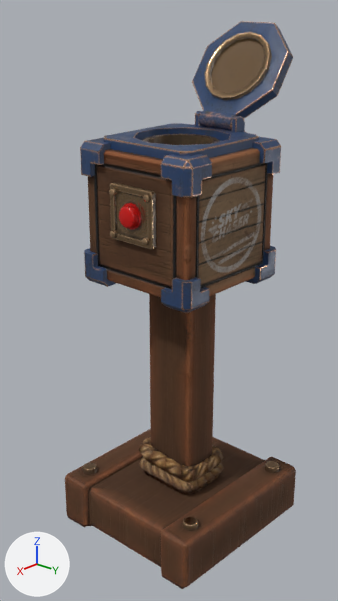
The Blender file assets/models/button-stand.blend as it was, and as the next commit left it.
One viewpoint serves both versions: the file's camera 'Camera'. Lighting does not change. The marker at lower left points along +X, +Y and +Z. The picture after the commit comes second.

Names of what the first picture shows: 'Cube', 'Cube.002', 'Cube.004', 'Cube.005', 'Cylinder', 'Cylinder.002', 'Cylinder.003', 'Cylinder.008', 'base', 'bolt_001', 'bolt_002', 'bolt_003', 'bolt_004', 'frame', 'leg', 'rope.001', 'rope.002' and 1 more.
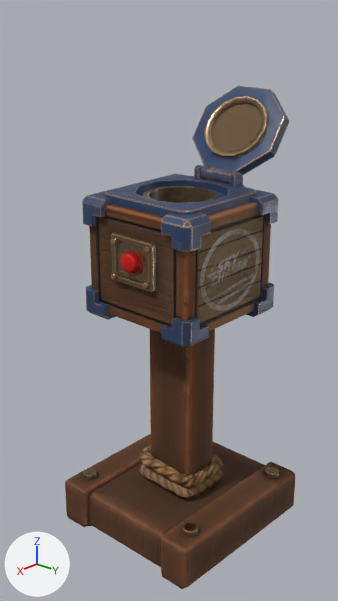
Location of each change, [x1, y1, x2, y2] in pixels of the pictures (338 x 601 px):
'Cube', moved, rescaled (13% shorter): before [88, 148, 273, 298]; after [89, 202, 271, 333]
'base', moved, rescaled: before [65, 429, 296, 589]; after [65, 434, 295, 589]
'Cube.005', moved, turned, rescaled: before [192, 21, 293, 131]; after [192, 86, 289, 184]
'Cube.002', moved, rescaled: before [80, 136, 281, 313]; after [82, 174, 279, 349]
'Cube.004', moved, rescaled: before [104, 111, 258, 159]; after [105, 165, 256, 216]
'frame', moved, rescaled (12% shorter): before [110, 182, 156, 249]; after [110, 233, 156, 292]
'rope.001', moved, rescaled: before [138, 437, 223, 482]; after [139, 445, 223, 489]
'rope.002', moved, rescaled: before [139, 457, 224, 494]; after [139, 464, 224, 500]
'Cylinder.003', moved, rescaled: before [182, 517, 198, 531]; after [182, 523, 198, 537]
'Cylinder.008', moved, rescaled (6% narrower, 8% shorter): before [82, 463, 97, 475]; after [83, 469, 97, 480]
'Cylinder.002', moved, rescaled: before [265, 461, 279, 473]; after [265, 467, 279, 479]
'Cylinder', deleted: before [122, 203, 142, 230]
'bolt_002', deleted: before [109, 188, 118, 196]
'bolt_003', deleted: before [110, 230, 118, 238]
'bolt_004', deleted: before [142, 237, 149, 245]
'bolt_001', deleted: before [143, 194, 150, 202]

Diff of the bpy script that builds the scene:
```diff
--- a/assets/models/button-stand.blend.py
+++ b/assets/models/button-stand.blend.py
@@ ob_rope_002 @@
 ob_rope_002 = bpy.data.objects.new('rope.002', me_cube_001_curve)
-ob_rope_002.location = (-0.031, -0.001, 0.138)
+ob_rope_002.location = (-0.031, -0.001, 0.121)
+ob_rope_002.scale = (1.0, 1.0, 0.875)
@@ ob_rope_001 @@
 ob_rope_001 = bpy.data.objects.new('rope.001', me_cube_001_curve_001)
-ob_rope_001.location = (-0.031, 0.0, 0.177)
+ob_rope_001.location = (-0.031, 0.0, 0.155)
+ob_rope_001.scale = (1.0, 1.0, 0.875)
@@ ob_cylinder_008 @@
 ob_cylinder_008 = bpy.data.objects.new('Cylinder.008', me_cylinder_008)
-ob_cylinder_008.location = (0.129, -0.17, 0.132)
-ob_cylinder_008.scale = (0.842, 0.842, 1.0)
+ob_cylinder_008.location = (0.129, -0.17, 0.115)
+ob_cylinder_008.scale = (0.842, 0.842, 0.875)
 _m = ob_cylinder_008.modifiers.new('Weighted Normal', 'WEIGHTED_NORMAL')
@@ ob_base @@
 ob_base = bpy.data.objects.new('base', me_cube)
-ob_base.location = (-0.03, 0.0, 0.061)
-ob_base.scale = (0.842, 0.842, 1.0)
+ob_base.location = (-0.03, 0.0, 0.053)
+ob_base.scale = (0.842, 0.842, 0.875)
 _m = ob_base.modifiers.new('Bevel', 'BEVEL')
@@ ob_frame @@
 ob_frame = bpy.data.objects.new('frame', me_plane)
-ob_frame.location = (0.125, 0.0, 0.927)
+ob_frame.location = (0.125, 0.0, 0.811)
+ob_frame.scale = (1.0, 1.0, 0.875)
 _m = ob_frame.modifiers.new('Weighted Normal', 'WEIGHTED_NORMAL')
@@ ob_cylinder @@
-ob_cylinder = bpy.data.objects.new('Cylinder', me_cylinder_023)
@@ ob_bolt_004 @@
-ob_bolt_004 = bpy.data.objects.new('bolt_004', me_cylinder_019)
@@ ob_bolt_003 @@
-ob_bolt_003 = bpy.data.objects.new('bolt_003', me_cylinder_018)
@@ ob_bolt_002 @@
-ob_bolt_002 = bpy.data.objects.new('bolt_002', me_cylinder_016)
@@ ob_bolt_001 @@
-ob_bolt_001 = bpy.data.objects.new('bolt_001', me_cylinder_017)
@@ ob_cylinder_002 @@
 ob_cylinder_002 = bpy.data.objects.new('Cylinder.002', me_cylinder_002)
-ob_cylinder_002.location = (-0.19, 0.17, 0.132)
-ob_cylinder_002.scale = (0.842, 0.842, 1.0)
+ob_cylinder_002.location = (-0.19, 0.17, 0.115)
+ob_cylinder_002.scale = (0.842, 0.842, 0.875)
 _m = ob_cylinder_002.modifiers.new('Weighted Normal', 'WEIGHTED_NORMAL')
@@ ob_cylinder_003 @@
 ob_cylinder_003 = bpy.data.objects.new('Cylinder.003', me_cylinder_003)
-ob_cylinder_003.location = (0.129, 0.17, 0.132)
-ob_cylinder_003.scale = (0.842, 0.842, 1.0)
+ob_cylinder_003.location = (0.129, 0.17, 0.115)
+ob_cylinder_003.scale = (0.842, 0.842, 0.875)
 _m = ob_cylinder_003.modifiers.new('Weighted Normal', 'WEIGHTED_NORMAL')
@@ ob_cube @@
 ob_cube = bpy.data.objects.new('Cube', me_cube_001)
-ob_cube.location = (-0.024, 0.0, 0.81)
+ob_cube.location = (-0.024, 0.0, 0.709)
+ob_cube.scale = (1.0, 1.0, 0.875)
 _m = ob_cube.modifiers.new('Weighted Normal', 'WEIGHTED_NORMAL')
@@ ob_cube_002 @@
 ob_cube_002 = bpy.data.objects.new('Cube.002', me_cube_003)
-ob_cube_002.location = (-0.024, 0.0, 0.81)
+ob_cube_002.location = (-0.024, 0.0, 0.709)
+ob_cube_002.scale = (1.0, 1.0, 0.875)
 _m = ob_cube_002.modifiers.new('Bevel', 'BEVEL')
@@ ob_cube_004 @@
 ob_cube_004 = bpy.data.objects.new('Cube.004', me_cube_007)
-ob_cube_004.location = (-0.024, 0.0, 0.997)
+ob_cube_004.location = (-0.024, 0.0, 0.873)
+ob_cube_004.scale = (1.0, 1.0, 0.875)
 _m = ob_cube_004.modifiers.new('Weighted Normal', 'WEIGHTED_NORMAL')
@@ ob_cube_005 @@
 ob_cube_005 = bpy.data.objects.new('Cube.005', me_cube_008)
-ob_cube_005.location = (-0.234, 0.0, 1.103)
-ob_cube_005.rotation_euler = (0.0, -2.182, 0.0)  # degrees (0, -125, 0)
+ob_cube_005.location = (-0.234, 0.0, 0.965)
+ob_cube_005.rotation_euler = (0.0, -2.184, 0.0)  # degrees (0, -125, 0)
+ob_cube_005.scale = (0.918, 1.0, 0.961)
 _m = ob_cube_005.modifiers.new('Bevel', 'BEVEL')
```
